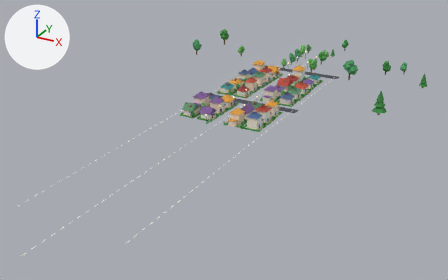
The glTF model towns/visakhapatnam.glb, before and after one commit.
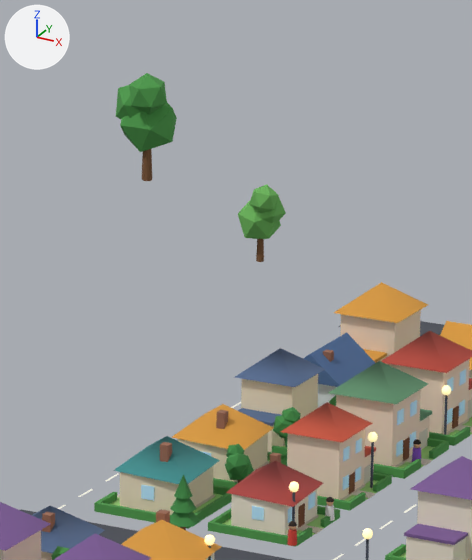
There are two pictures of each version: one whole from a 50 mm camera at (136.0, -321.0, 112.0) aimed at (0.0, -75.0, -11.0), one close up on the part from 45% to 61% of the width and 6% to 36% of the height. The lights are fixed; the arrows at upper left show +X, +Y and +Z. The older version's two pictures come first. Where no turn or scale is listed for an object, it has been applied to the vertices. Vertices at exactly the same position are counted once.
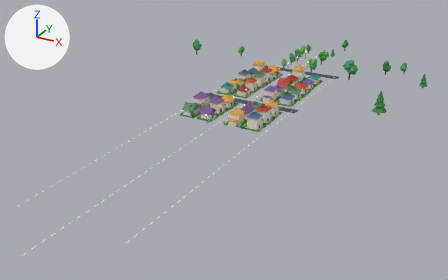
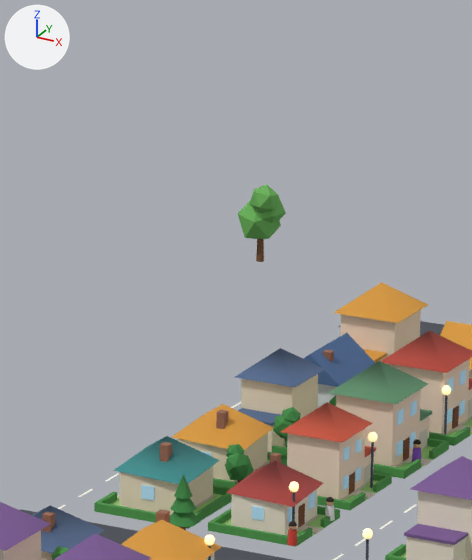
Where the newer file only moved an object's origin or applied its transform, the numbers keep the older frame.

Location of each change, [x1, y1, x2, y2] in pixels of the close-ups (472 x 560 px):
'Mesh_25', reshaped
    before: [0, 73, 472, 560]
    after: [0, 184, 472, 560]
part 1 of me_mesh_25, deleted
    before: [142, 149, 152, 181]
part 2 of me_mesh_25, deleted (green)
    before: [129, 73, 167, 114]
part 3 of me_mesh_25, deleted (green)
    before: [120, 103, 177, 152]
part 4 of me_mesh_25, deleted (green)
    before: [116, 85, 141, 119]

What changed in the scene script:
```text
Change me_mesh_25:
    used by ob_mesh_25; location = (1.49, -4.15, 6.35)
    remove me_mesh_25.from_pydata(...)  # 2265 vertices, 3668 faces; spans x -75.0..75.0, y -80.0..80.0, z -6.0..6.0
    add me_mesh_25.from_pydata(...)  # 2201 vertices, 3560 faces; spans x -75.0..75.0, y -79.0..80.0, z -6.0..6.0
    me_mesh_25 part 1: the loose piece of 12 vertices spanning x -69.0..-68.0, y 52.0..53.0, z -6.0..-2.0 is deleted
    me_mesh_25 part 2: the loose piece of 12 vertices spanning x -70.0..-66.0, y 49.0..53.0, z 1.0..5.0 is deleted
    me_mesh_25 part 3: the loose piece of 12 vertices spanning x -72.0..-66.0, y 51.0..56.0, z -3.0..2.0 is deleted
    me_mesh_25 part 4: the loose piece of 12 vertices spanning x -72.0..-67.0, y 50.0..56.0, z -1.0..4.0 is deleted
    other edits to the shape of me_mesh_25 do not show in these pictures
```
